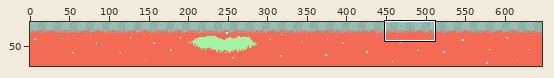
Two versions of one pixel-art file, Assets/Textures/Environments/OnlineWorld1/grass.aseprite. Above, an overview of the earlier version with the close-up marked.
Close-up. Earlier state:
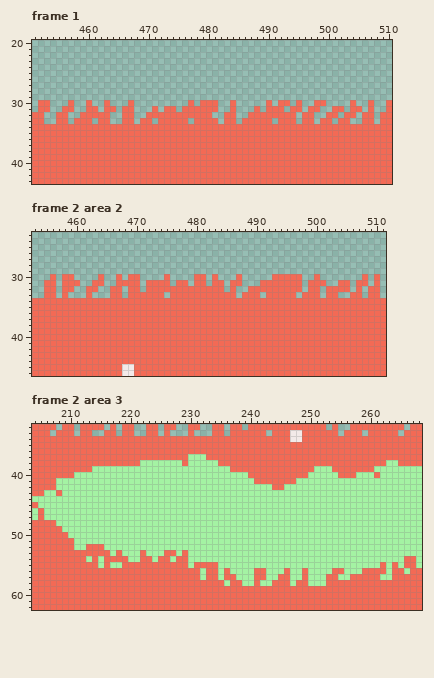
647x76 pixels, 5 frames. Shown: frame 1: x 451..510, y 20..43; frame 2 area 2: x 453..511, y 23..46; frame 2 area 3: x 204..268, y 32..62. The wide view leaves out empty margins. The commit also changed other frames or places, which this record leaves out.
Now the later version:
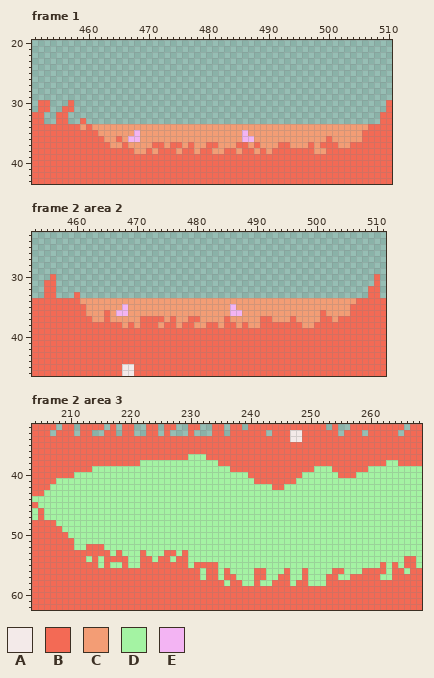
Palette (. is transparent): A #f3eae9  B #f36a55  C #f39d75  D #a4f3a3  E #f3b4f3
From old to new:
Changed rows in their new state; - is an unchanged pixel.
Frame 1, layer "grass":
first column x 458:
30 --.--.---.---------.-...--.-----.-..-.--..----.--.
31 --..-..-..---.-..-......--.---.-...-..-..--..-..-.
32 -.....--..--...........--..--........-..--..-..-..
33 .-.-..--..-..-.....-....-..-.....-...-..-..-..--..
34 -C-CCCCCCCCCCCCCCCCCCCCCCCCCCCCCCCCCCCCCCCCCCCCCC-
35 ----CCCCCCECCCCCCCCCCCCCCCCCECCCCCCCCCCCCCCCCCCC--
36 -----CC-CEECCCCCCCCCCCCCCCCCEECCCCCCCCCCCC-CCCCC--
37 ------CC-CCCC--C--C-CC--CCC--C-CCC--CCC-C---CC----
38 ----------CC-C---C--C--CC--C--C-C-------CC--------
Frame 2 area 2, layer "grass":
first column x 458:
30 ..----.--.-..----.----..-.---.-----.....--.-------.
31 ...--..--....-....-..-..-..-..---.......-...--..-..
32 ..--..--..-..-.............-.--.........-..-....-.-
33 .-B-.---..-......-...........-...-.....-...-..--..-
34 ---CCCCCCCCCCCCCCCCCCCCCCCCCCCCCCCCCCCCCCCCCCCCCC--
35 ----CCCCCCECCCCCCCCCCCCCCCCCECCCCCCCCCCCCCCCCCCC---
36 ----CCC-CEECCCCCCCCCCCCCCCCCEECCCCCCCCCCCCC-CCCC---
37 -----CC-CCCCC----C-CC--CCCC-CCCCC--CCC-CCCC--C-----
38 ----------C-C---C--C--CC--C--C-CC-------CC---------
Frame 2 area 3, layers "flowers", "grass":
first column x 207:
38 ----------------------D--------------------------------
39 -----------------------------------------------------D-
40 ------------------------------------------D-----------D
42 D------------------------------------------------------
43 -D-----------------------------------------------------
first column x 220:
55 DD
Where, in picture pixels (left, top, right, bottom), the same in both close-ups:
changed: (74, 100, 374, 154)
changed: (62, 274, 368, 328)
changed: (182, 460, 188, 466)
changed: (368, 466, 380, 478)
changed: (302, 472, 308, 478)
changed: (50, 484, 62, 496)
changed: (128, 562, 140, 568)
